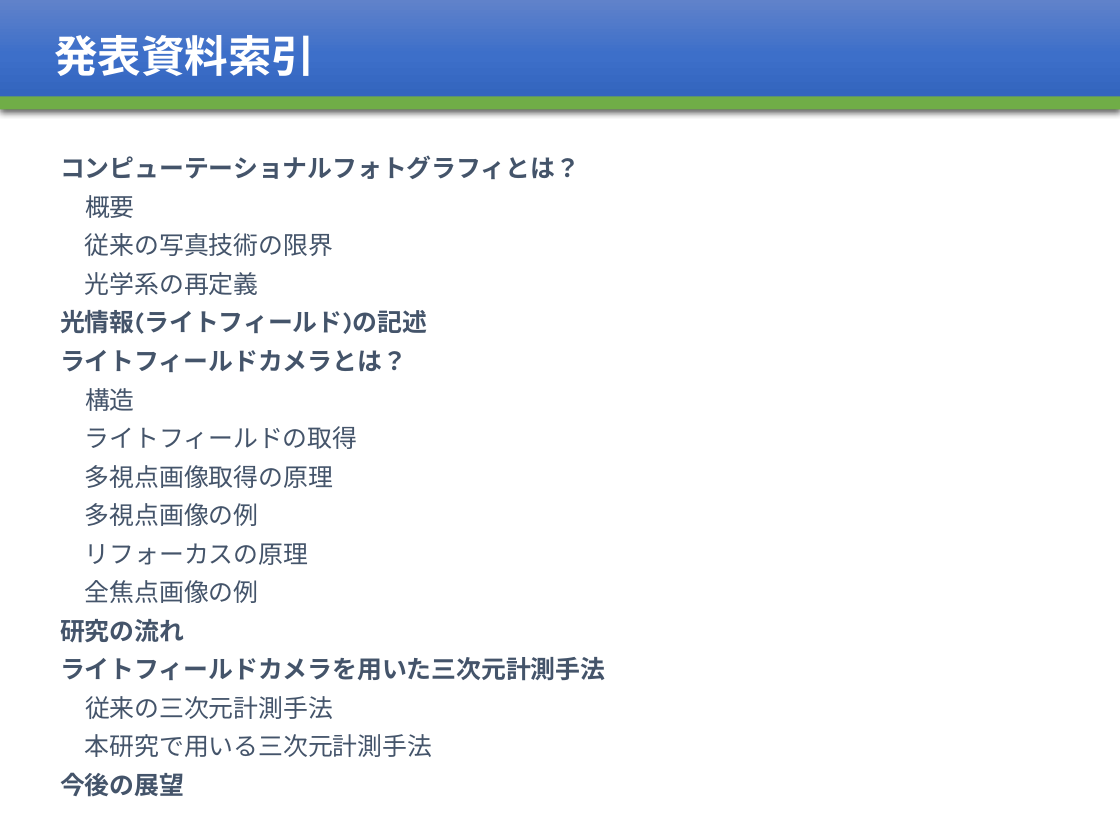
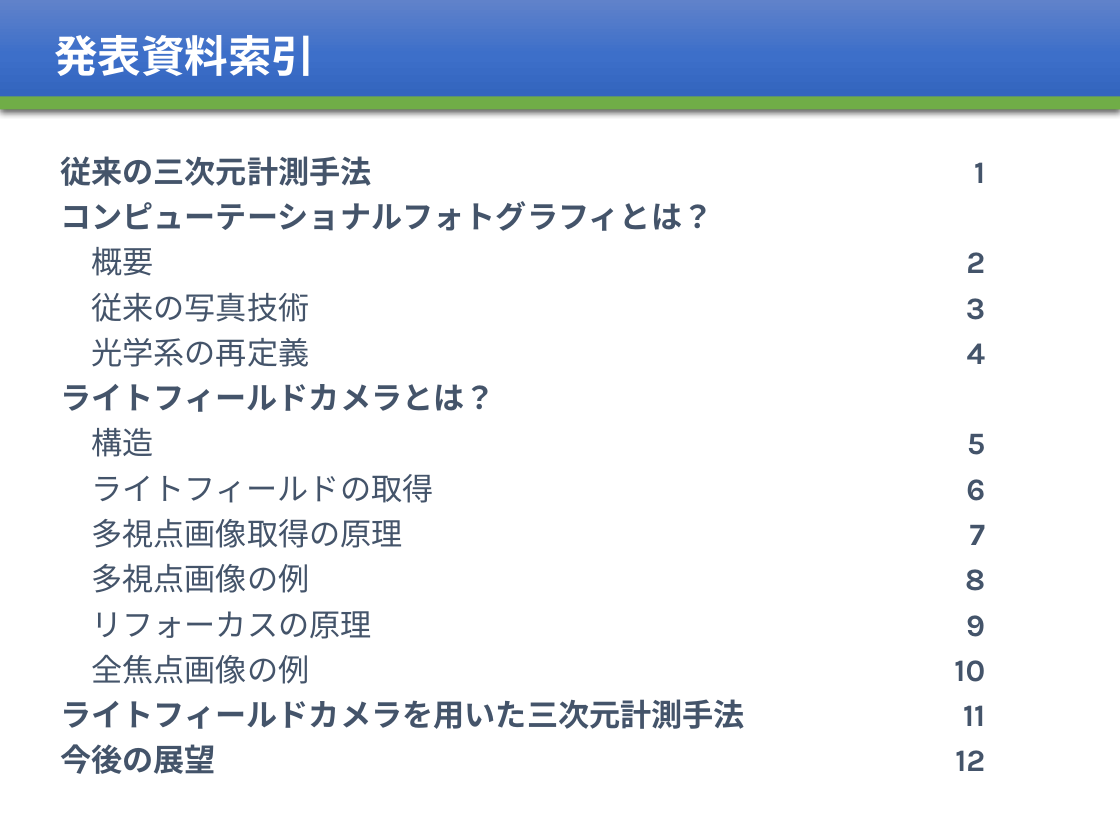
Before and after one commit to whcitizen/citizen_thesis, a slide deck: slide 17 of 03_mid_presentation/mid-presentation_20180219.pptx (slide 20 before the commit). Drawn at 1120x840 pixels with LibreOffice and Linux fonts; fonts in the diff are those of the drawing. Boxes give left, top, right and bottom in pixels: in the first picture for what was removed or moved away, otherwise in the second. Text is boxed around its words. In the diff, an @@ line names an element or a change of style, - is before the commit and + after.

```diff
--- a/03_mid_presentation/mid-presentation_20180219.pptx
+++ b/03_mid_presentation/mid-presentation_20180219.pptx
@@ text at (x1=60, y1=156, x2=372, y2=186): paragraph added @@
+従来の三次元計測手法
@@ text added at (x1=954, y1=162, x2=986, y2=771), 20 pt, text #44546A, bold @@
+1
+2
+3
+4
+5
+6
+7
+8
+9
+10
+11
+12
@@ text at (x1=60, y1=201, x2=745, y2=774): size 16 to 20 pt in "コンピューテーショナルフォトグラフィとは？", "概要", "光学系の再定義", "ライトフィールドカメラとは？" and 8 more places @@
@@ text at (x1=91, y1=293, x2=309, y2=322): text changed; size 16 to 20 pt @@
-従来の写真技術の限界
+従来の写真技術
@@ text at (x1=60, y1=310, x2=427, y2=334): paragraph removed @@
-光情報(ライトフィールド)の記述
@@ text at (x1=60, y1=619, x2=184, y2=643): paragraph removed @@
-研究の流れ
@@ text at (x1=85, y1=696, x2=432, y2=757): paragraphs removed @@
-従来の三次元計測手法
-本研究で用いる三次元計測手法
```
Also in this commit, not shown: 14 other slides changed, 1 slide added, 1 slide removed, 8 other files.
